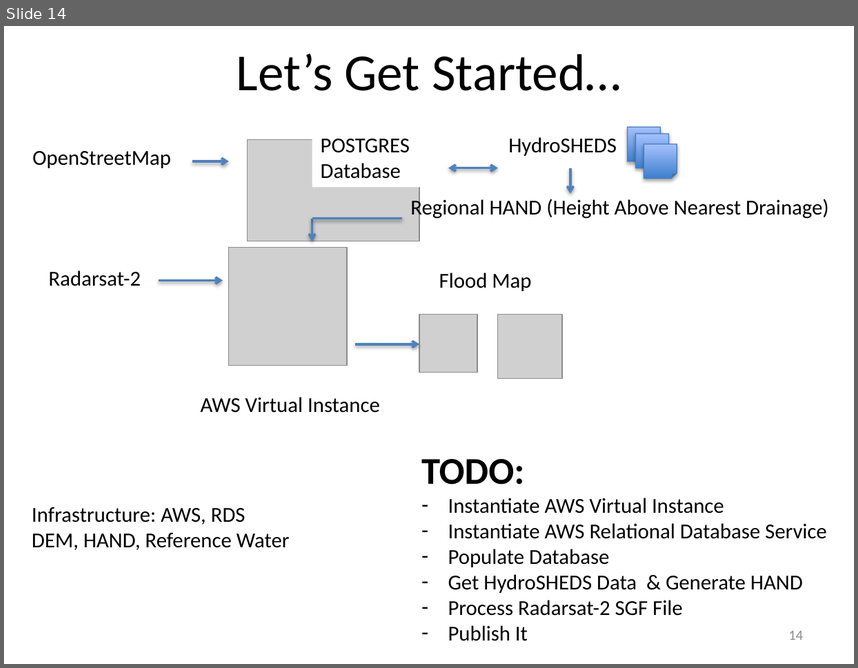
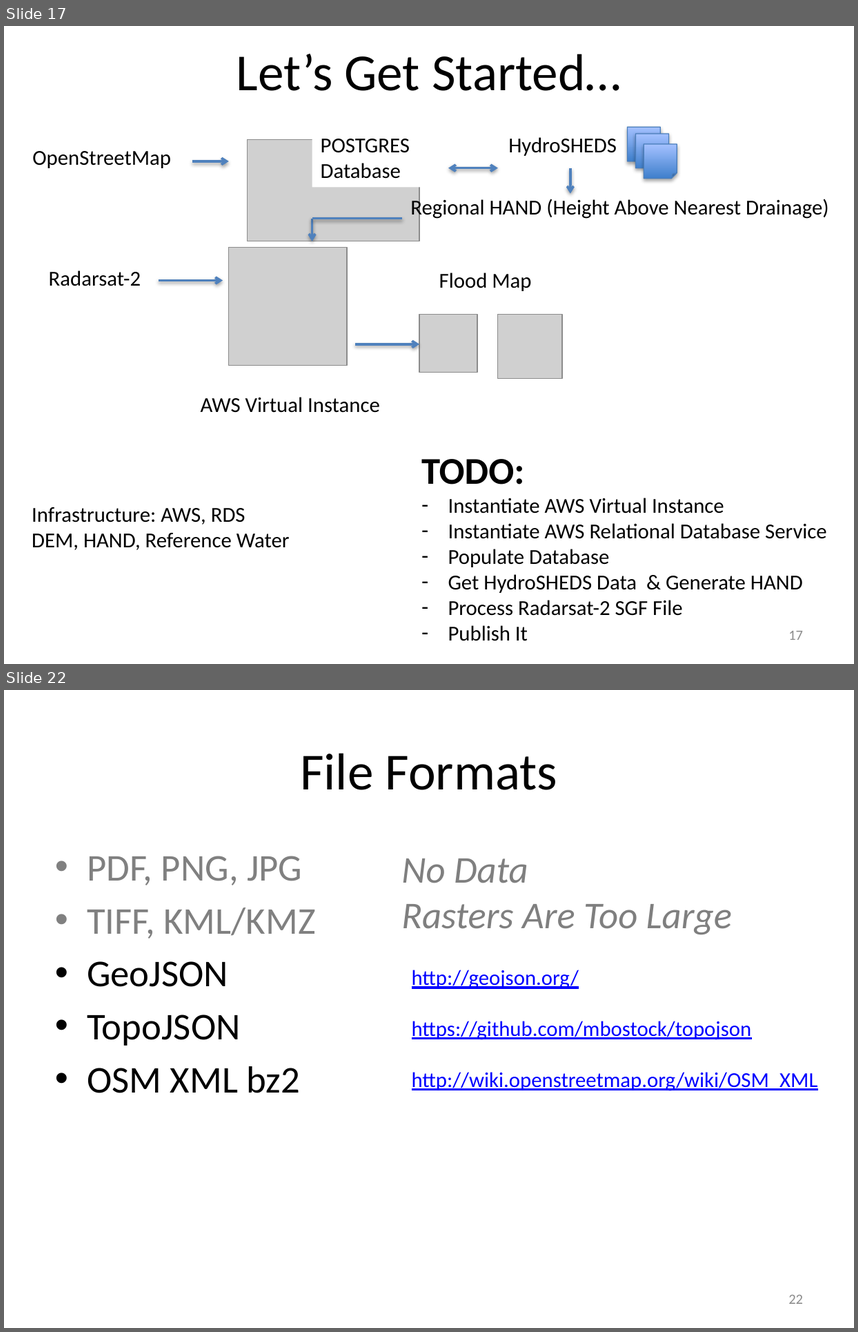
Before and after one commit to vightel/FloodMapsWorkshop, a slide deck: FloodMappingWorkshop.pptx. Shown one above the other, each under a label of ours: slide 14 before the commit, slides 17 and 22 after it; the slides between them are not shown. The pictures are 858x668 and 858x1332 pixels, drawn with LibreOffice and Linux fonts; fonts in the diff are those of the drawing; grey boxes stand for pictures. Boxes give left, top, right and bottom in pixels: in the first picture for what was removed or moved away, otherwise in the second. Text is boxed around its words. In the diff, an @@ line names an element or a change of style, - is before the commit and + after.

```diff
--- a/FloodMappingWorkshop.pptx
+++ b/FloodMappingWorkshop.pptx
@@ slide 22 added at (4,690,854,1328), background #FFFFFF @@
@@ title added at (300,753,558,790), 44 pt, text #000000 @@
+File Formats
@@ text added at (87,856,315,1093), 32 pt, text #000000 @@
+• PDF, PNG, JPG
+• TIFF, KML/KMZ
+• GeoJSON
+• TopoJSON
+• OSM XML bz2
@@ text added at (401,858,732,935), 32 pt, text #7F7F7F, italic @@
+No Data
+Rasters Are Too Large
@@ text added at (412,969,818,1091), 18 pt, text #0000FF, underline @@
+http://geojson.org/
+https://github.com/mbostock/topojson
+http://wiki.openstreetmap.org/wiki/OSM_XML
@@ page number added at (789,1294,803,1303), 12 pt, text #8C8C8C @@
+22
@@ what was slide 14 is now slide 17 @@
@@ page number at (789,630,803,639): text changed @@
-14
+17
```
Also in this commit, not shown: 1 slide changed, 18 other slides added, 10 other files.
